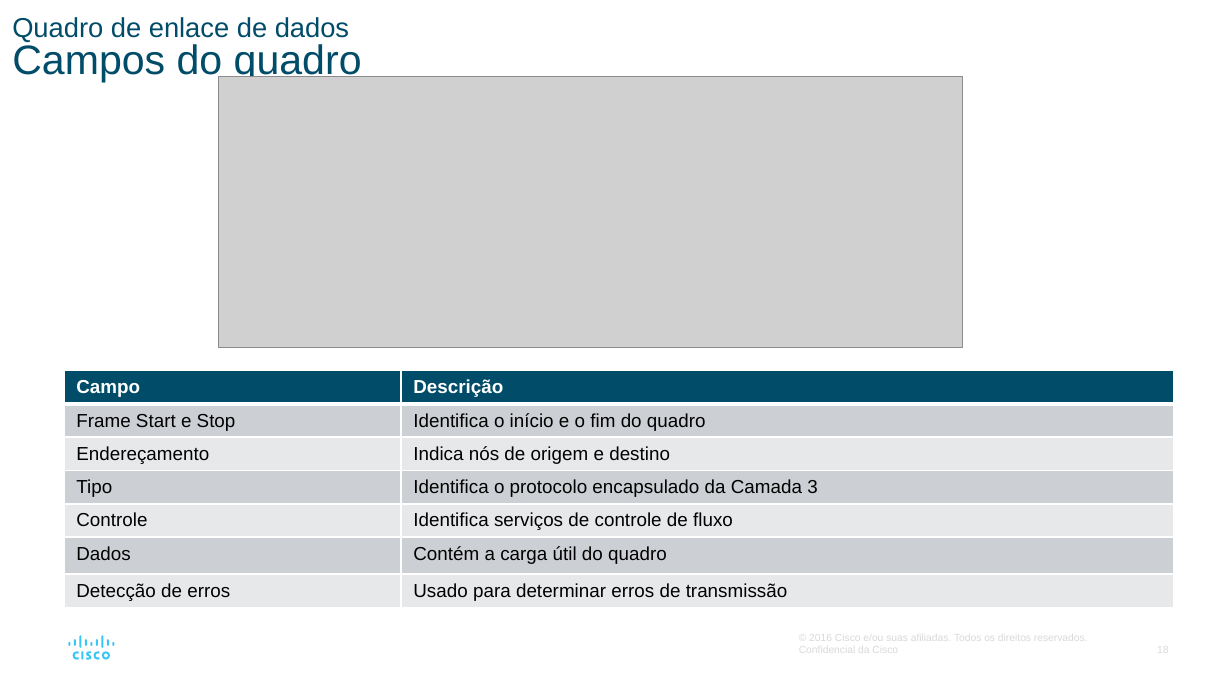
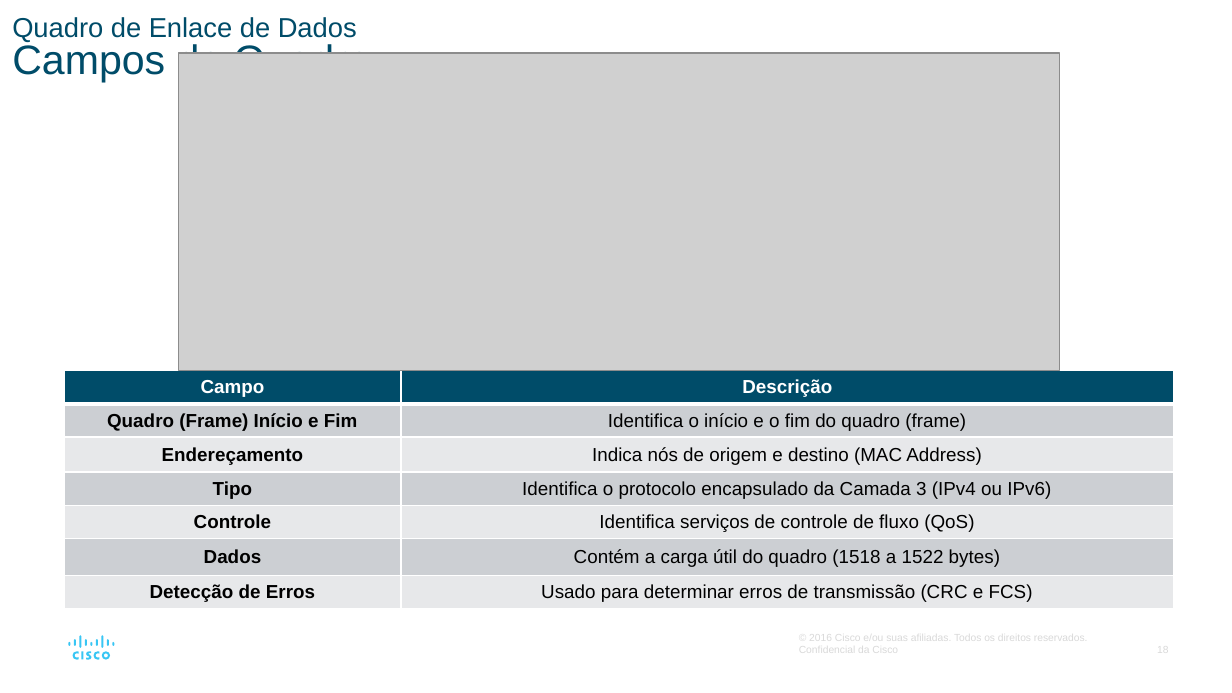
Before and after one commit to vaamonde/netacad, a slide deck: slide 18 of 02-CCNA-200-301-v7/01-CCNA-IntroducaoAsRedes-v7.02/01-Modulo01-PPTS/Modulo06-CamadaDeEnlace.pptx. Drawn at 1232x693 pixels with LibreOffice and Linux fonts; fonts in the diff are those of the drawing; grey boxes stand for pictures. Boxes give left, top, right and bottom in pixels: in the first picture for what was removed or moved away, otherwise in the second. Text is boxed around its words. In the diff, an @@ line names an element or a change of style, - is before the commit and + after.

```diff
--- a/02-CCNA-200-301-v7/01-CCNA-IntroducaoAsRedes-v7.02/01-Modulo01-PPTS/Modulo06-CamadaDeEnlace.pptx
+++ b/02-CCNA-200-301-v7/01-CCNA-IntroducaoAsRedes-v7.02/01-Modulo01-PPTS/Modulo06-CamadaDeEnlace.pptx
@@ title at bbox=[12, 17, 371, 82]: text changed @@
-Quadro de enlace de dados
-Campos do quadro
+Quadro de Enlace de Dados
+Campos do Quadro
@@ picture: place and size @@
-picture at bbox=[218, 76, 962, 347]
+picture at bbox=[179, 53, 1060, 371]
@@ table at bbox=[64, 371, 1174, 617] @@
-row 2, column 1: Frame Start e Stop
+row 2, column 1: Quadro (Frame) Início e Fim
-row 2, column 2: Identifica o início e o fim do quadro
+row 2, column 2: Identifica o início e o fim do quadro (frame)
-row 3, column 2: Indica nós de origem e destino
+row 3, column 2: Indica nós de origem e destino (MAC Address)
-row 4, column 2: Identifica o protocolo encapsulado da Camada 3
+row 4, column 2: Identifica o protocolo encapsulado da Camada 3 (IPv4 ou IPv6)
-row 5, column 2: Identifica serviços de controle de fluxo
+row 5, column 2: Identifica serviços de controle de fluxo (QoS)
-row 6, column 2: Contém a carga útil do quadro
+row 6, column 2: Contém a carga útil do quadro (1518 a 1522 bytes)
-row 7, column 1: Detecção de erros
+row 7, column 1: Detecção de Erros
-row 7, column 2: Usado para determinar erros de transmissão
+row 7, column 2: Usado para determinar erros de transmissão (CRC e FCS)
@@ bold on in "Endereçamento", "Tipo", "Controle", "Dados" @@
@@ alignment left to centre @@
```
Also in this commit, not shown: 17 other slides changed, 3 other files.
